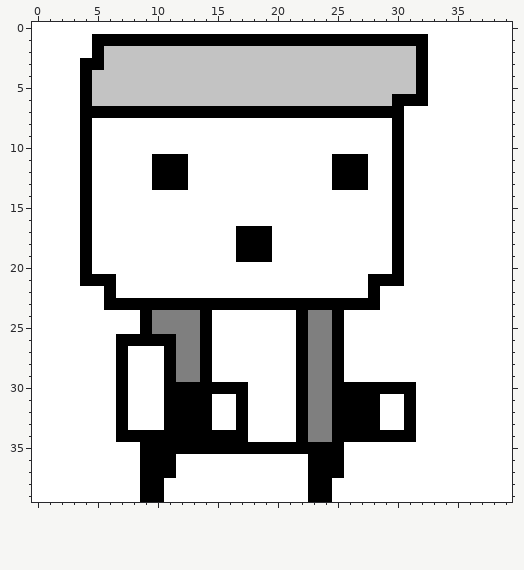
Two states of a pixel-art sprite, G-Shift/bin/Release/asset/sprites/CHAR.png. This is how it looked before the edit.
The file is 40x40 pixels.
Now the later version:
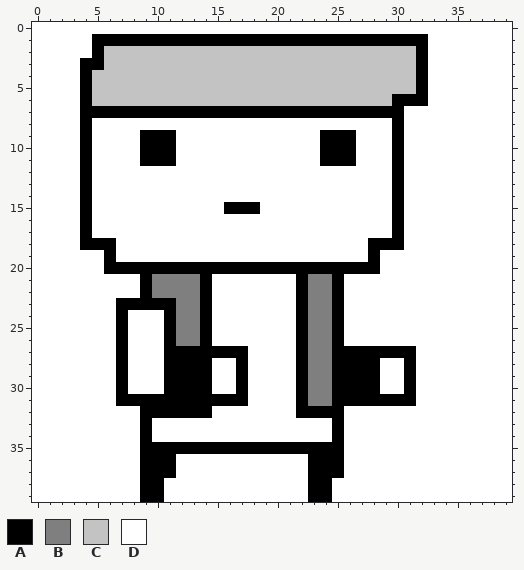
Palette (. is transparent): A #000000  B #7f7f7f  C #c3c3c3  D #ffffff
The exact change:
@@ x 0..39 @@
  8 DDDDADDDDDDDDDDDDDDDDDDDDDDDDDADDDDDDDDD
- 9 DDDDADDDDDDDDDDDDDDDDDDDDDDDDDADDDDDDDDD
-10 DDDDADDDDDDDDDDDDDDDDDDDDDDDDDADDDDDDDDD
-11 DDDDADDDDDAAADDDDDDDDDDDDAAADDADDDDDDDDD
-12 DDDDADDDDDAAADDDDDDDDDDDDAAADDADDDDDDDDD
-13 DDDDADDDDDAAADDDDDDDDDDDDAAADDADDDDDDDDD
+ 9 DDDDADDDDAAADDDDDDDDDDDDAAADDDADDDDDDDDD
+10 DDDDADDDDAAADDDDDDDDDDDDAAADDDADDDDDDDDD
+11 DDDDADDDDAAADDDDDDDDDDDDAAADDDADDDDDDDDD
+12 DDDDADDDDDDDDDDDDDDDDDDDDDDDDDADDDDDDDDD
+13 DDDDADDDDDDDDDDDDDDDDDDDDDDDDDADDDDDDDDD
 14 DDDDADDDDDDDDDDDDDDDDDDDDDDDDDADDDDDDDDD
-15 DDDDADDDDDDDDDDDDDDDDDDDDDDDDDADDDDDDDDD
+15 DDDDADDDDDDDDDDDAAADDDDDDDDDDDADDDDDDDDD
 16 DDDDADDDDDDDDDDDDDDDDDDDDDDDDDADDDDDDDDD
-17 DDDDADDDDDDDDDDDDAAADDDDDDDDDDADDDDDDDDD
-18 DDDDADDDDDDDDDDDDAAADDDDDDDDDDADDDDDDDDD
-19 DDDDADDDDDDDDDDDDAAADDDDDDDDDDADDDDDDDDD
-20 DDDDADDDDDDDDDDDDDDDDDDDDDDDDDADDDDDDDDD
-21 DDDDAAADDDDDDDDDDDDDDDDDDDDDAAADDDDDDDDD
-22 DDDDDDADDDDDDDDDDDDDDDDDDDDDADDDDDDDDDDD
-23 DDDDDDAAAAAAAAAAAAAAAAAAAAAAADDDDDDDDDDD
-24 DDDDDDDDDABBBBADDDDDDDABBADDDDDDDDDDDDDD
-25 DDDDDDDDDABBBBADDDDDDDABBADDDDDDDDDDDDDD
-26 DDDDDDDAAAAABBADDDDDDDABBADDDDDDDDDDDDDD
-27 DDDDDDDADDDABBADDDDDDDABBADDDDDDDDDDDDDD
-28 DDDDDDDADDDABBADDDDDDDABBADDDDDDDDDDDDDD
-29 DDDDDDDADDDABBADDDDDDDABBADDDDDDDDDDDDDD
-30 DDDDDDDADDDAAAAAAADDDDABBAAAAAAADDDDDDDD
-31 DDDDDDDADDDAAAADDADDDDABBAAAADDADDDDDDDD
-32 DDDDDDDADDDAAAADDADDDDABBAAAADDADDDDDDDD
-33 DDDDDDDADDDAAAADDADDDDABBAAAADDADDDDDDDD
-34 DDDDDDDAAAAAAAAAAADDDDABBAAAAAAADDDDDDDD
+17 DDDDADDDDDDDDDDDDDDDDDDDDDDDDDADDDDDDDDD
+18 DDDDAAADDDDDDDDDDDDDDDDDDDDDAAADDDDDDDDD
+19 DDDDDDADDDDDDDDDDDDDDDDDDDDDADDDDDDDDDDD
+20 DDDDDDAAAAAAAAAAAAAAAAAAAAAAADDDDDDDDDDD
+21 DDDDDDDDDABBBBADDDDDDDABBADDDDDDDDDDDDDD
+22 DDDDDDDDDABBBBADDDDDDDABBADDDDDDDDDDDDDD
+23 DDDDDDDAAAAABBADDDDDDDABBADDDDDDDDDDDDDD
+24 DDDDDDDADDDABBADDDDDDDABBADDDDDDDDDDDDDD
+25 DDDDDDDADDDABBADDDDDDDABBADDDDDDDDDDDDDD
+26 DDDDDDDADDDABBADDDDDDDABBADDDDDDDDDDDDDD
+27 DDDDDDDADDDAAAAAAADDDDABBAAAAAAADDDDDDDD
+28 DDDDDDDADDDAAAADDADDDDABBAAAADDADDDDDDDD
+29 DDDDDDDADDDAAAADDADDDDABBAAAADDADDDDDDDD
+30 DDDDDDDADDDAAAADDADDDDABBAAAADDADDDDDDDD
+31 DDDDDDDAAAAAAAAAAADDDDABBAAAAAAADDDDDDDD
+32 DDDDDDDDDAAAAAADDDDDDDAAAADDDDDDDDDDDDDD
+33 DDDDDDDDDADDDDDDDDDDDDDDDADDDDDDDDDDDDDD
+34 DDDDDDDDDADDDDDDDDDDDDDDDADDDDDDDDDDDDDD
 35 DDDDDDDDDAAAAAAAAAAAAAAAAADDDDDDDDDDDDDD
